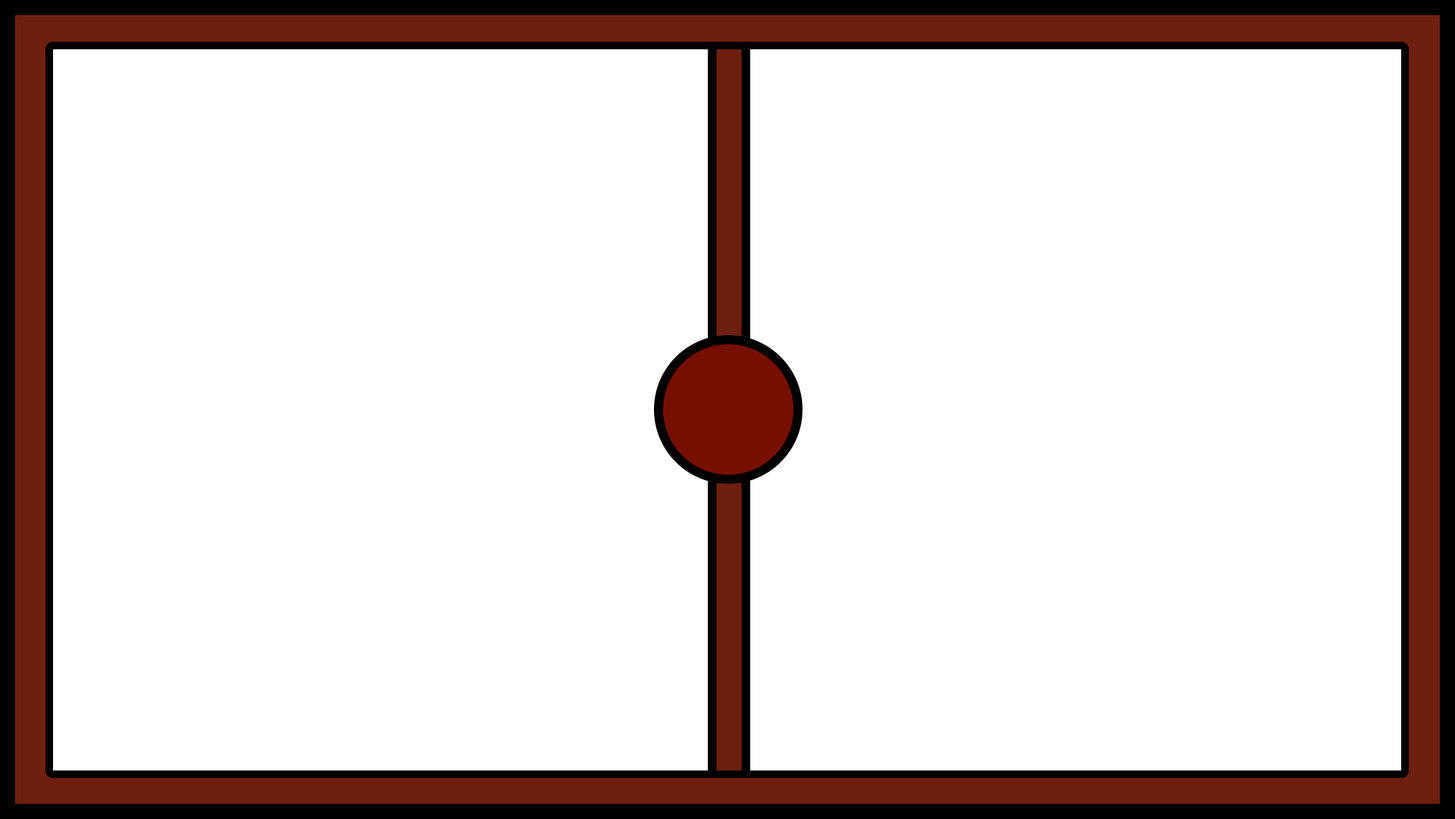
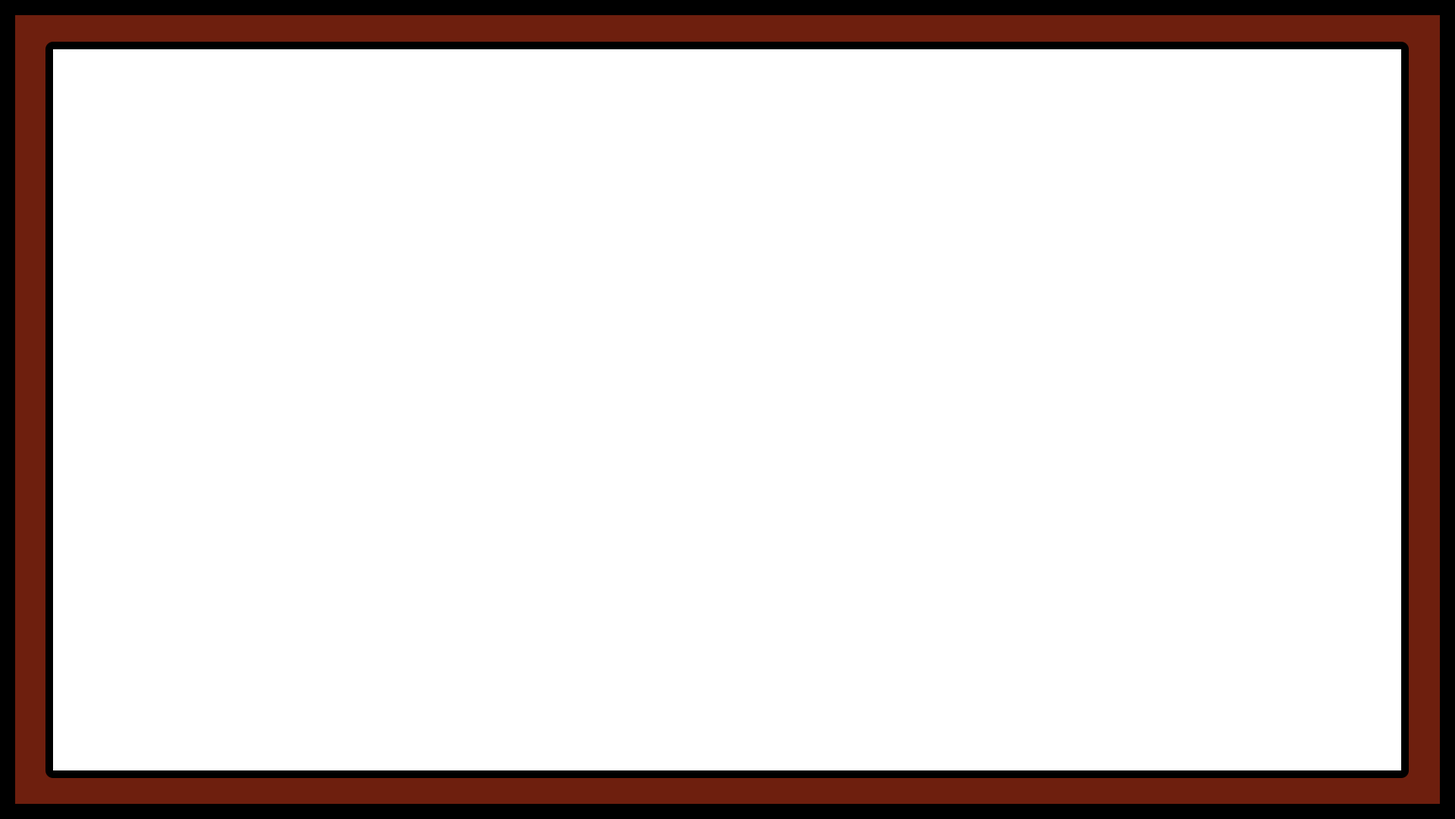
Two versions of the same layered image (1455 × 819). Layer-by-layer changes:
hid "Ovaal 1" over [654, 335, 803, 484]
hid "Rechthoek 1" over [707, 49, 751, 771]
